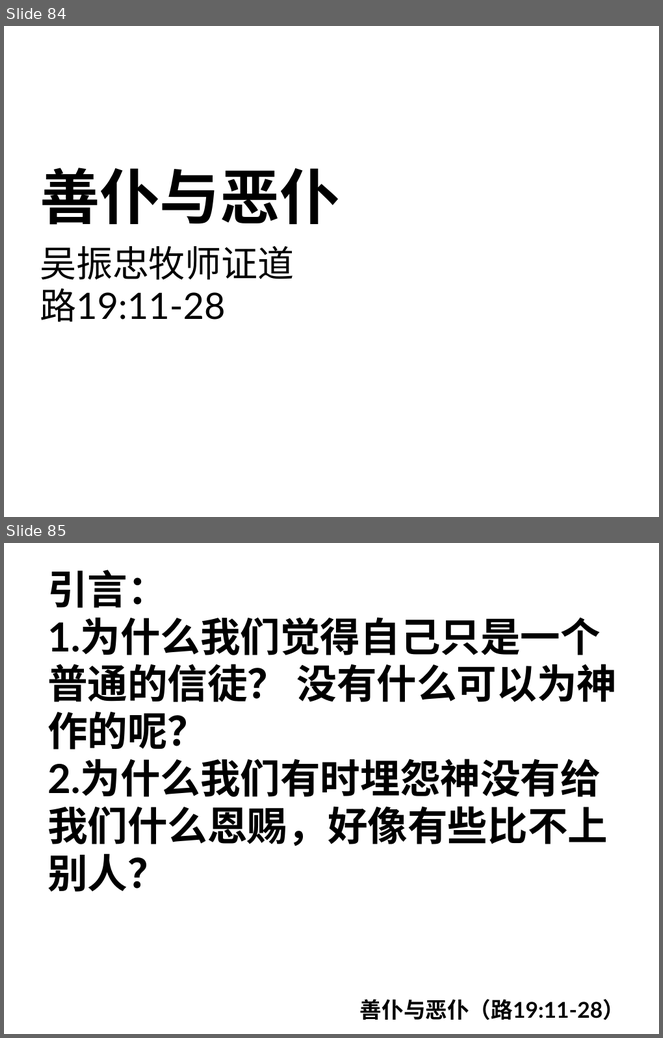
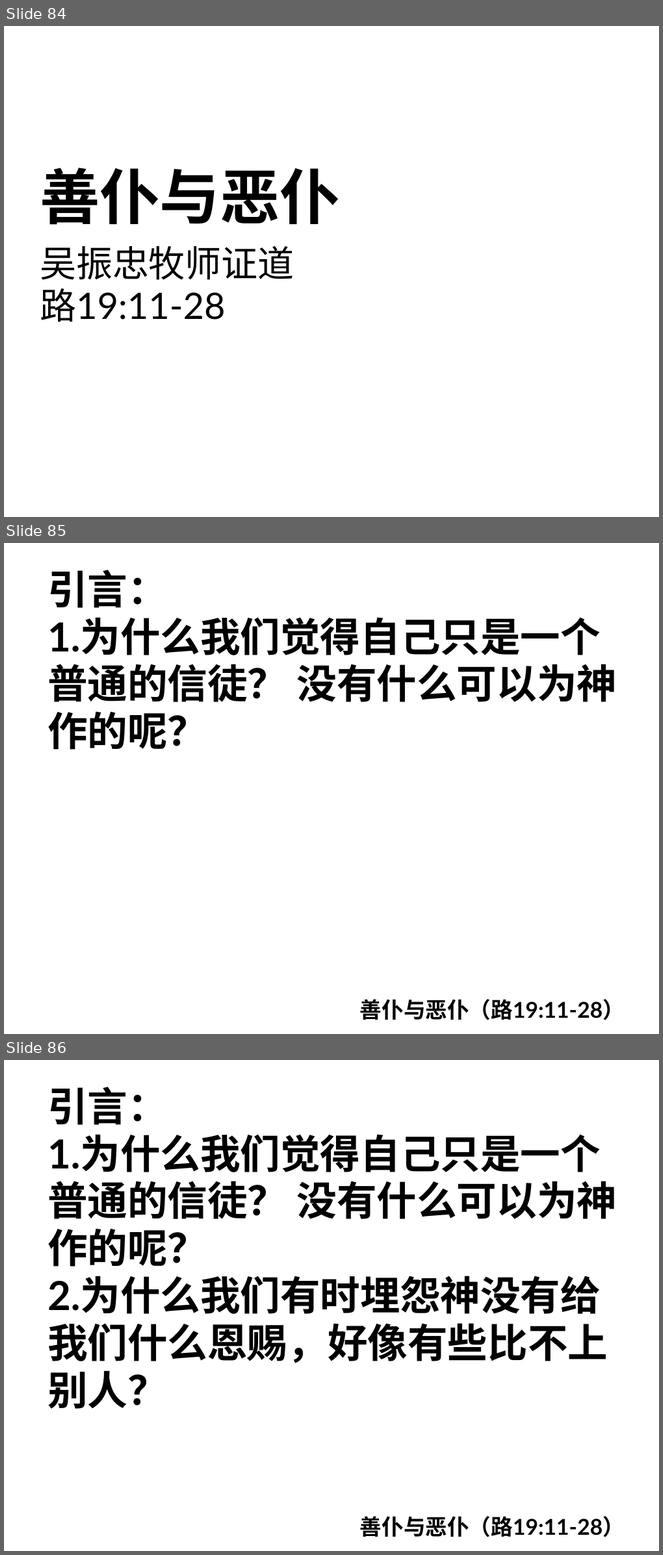
Before and after one commit to jackey-qiu/pyworship, a slide deck: 2023-08-16.pptx. Shown one above the other, each under a label of ours: slides 84 and 85 before the commit, slides 84, 85 and 86 after it. The pictures are 663x1038 and 663x1555 pixels, drawn with LibreOffice and Linux fonts; fonts in the diff are those of the drawing; background and template pictures are left out. Boxes give left, top, right and bottom in pixels: in the first picture for what was removed or moved away, otherwise in the second. Text is boxed around its words. In the diff, an @@ line names an element or a change of style, - is before the commit and + after.

```diff
--- a/2023-08-16.pptx
+++ b/2023-08-16.pptx
@@ slide 85 added at <box>4,543,659,1034</box>, background #FFFFFF @@
@@ text added at <box>48,570,618,750</box>, 44 pt, text #000000, bold @@
+引言：
+1.为什么我们觉得自己只是一个普通的信徒？ 没有什么可以为神作的呢？
@@ text added at <box>360,999,625,1021</box>, 24 pt, text #000000, bold @@
+善仆与恶仆（路19:11-28）
@@ what was slide 85 is now slide 86 @@
```
Also in this commit, not shown: 5 slides changed, 8 other slides added, 1 other file.
